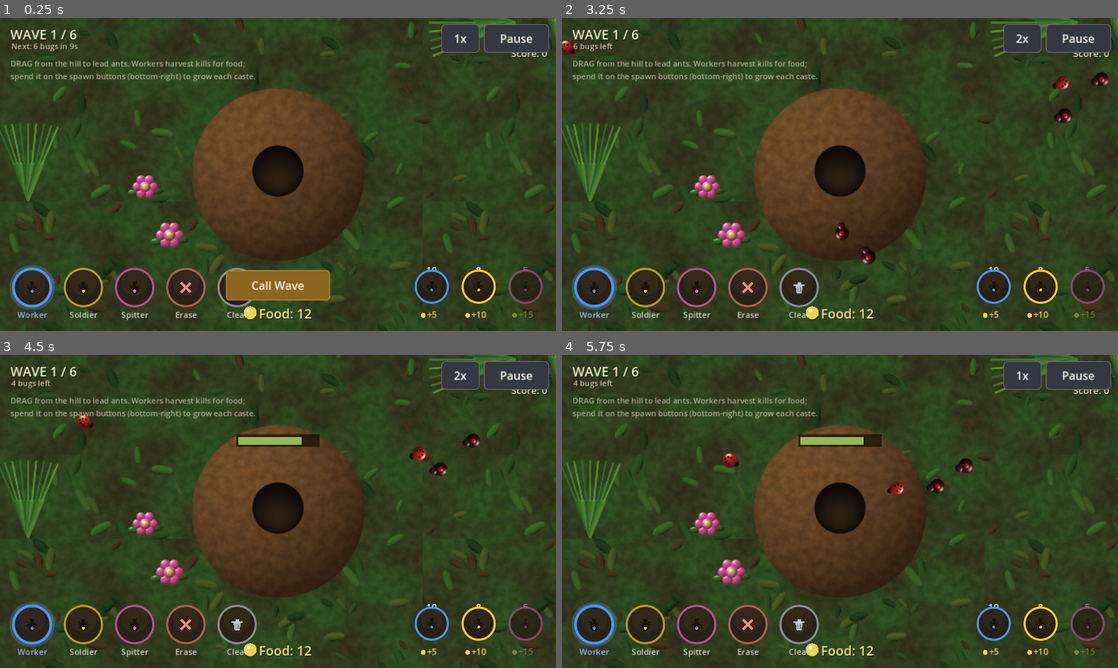
Above: before the commit, frames 1-4 (two rows, left to right).
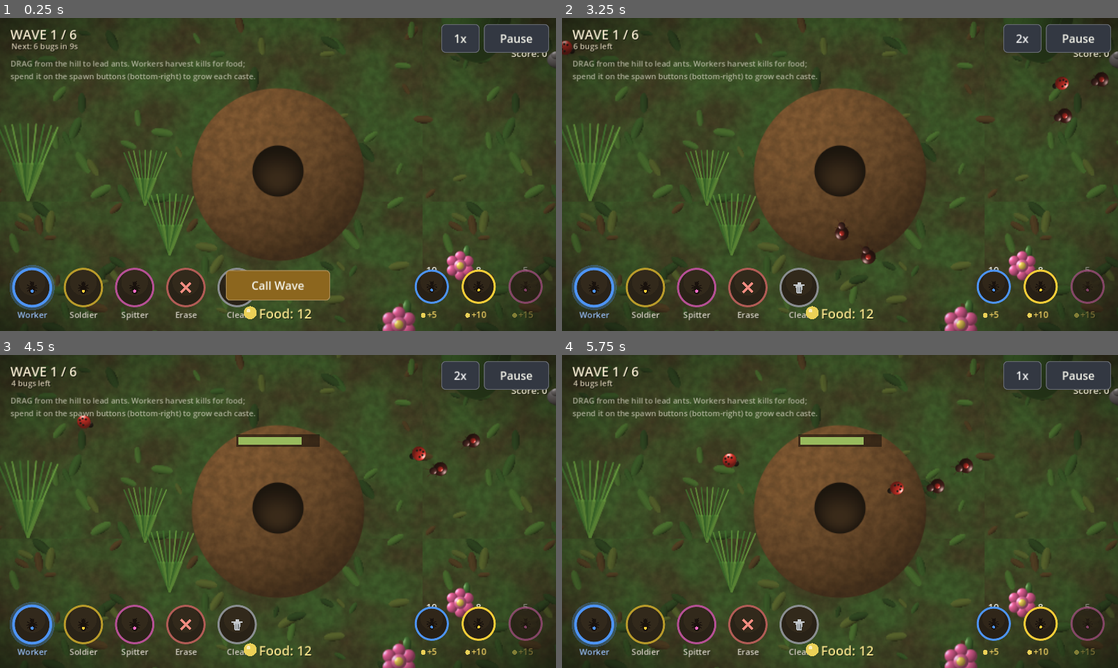
Above: after the commit, the same moments.

Repository: getarsenal/colony-commander
Game: Godot game, scene res://scenes/Main.tscn
Two runs of this game, one before a commit and one after it. Both use one fixed random seed, a clock stepped at 60 frames per second and the inputs below.
Inputs:
- Up to frame 1 (0.25 s): no input
- Up to frame 2 (3.25 s): click "Call Wave" at 0.5 s; click "1x" at 1.25 s; click "2x" at 2 s; click "1x" at 2.75 s
- Up to frame 3 (4.5 s): click "2x" at 3.5 s; click "1x" at 4.25 s
- Up to frame 4 (5.75 s): click "2x" at 5 s

The runs differ from the first frame. In frame 1, 2.4% of the frame differs, in the area x 0-100%, y 0-100%; in frame 2, 2.5%; in frame 3, 2.4%; in frame 4, 2.4%.

Commit message:
Fidelity pass: color grade, hero props, readable ants
- Color grade: a full-screen warm wash + soft vignette (ui/grade.gd, baked
  vignette sprite) above the world and below the UI, adding depth and unifying
  the warm jungle look.
- Terrain variety: bake + scatter hero props — mushrooms, rocks, and big leaves
  — alongside the ferns and flowers, back-to-front sorted, with correct ground
  anchoring (rocks centred, plants rooted).
- Readable ants: re-baked warm reddish-brown (was near-black) with stronger
  highlights so they pop against the dotted trails, and bumped their draw size.

All assets are original procedural art from the baker. Parses clean; headless
smoke clean; verified via xvfb renders; web build exported.

https://claude.ai/code/session_011hkUGhTeefueTvzyEjhAPX

Diff:
--- a/scenes/main.gd
+++ b/scenes/main.gd
@@ -87,6 +87,9 @@
 	terrain.hill_pos = hill_pos
 	add_child(terrain)
 
+	# full-screen warm grade + vignette (above world, below UI)
+	add_child(Grade.new())
+
 	# --- input / drawing ---
 	trail_drawer = TrailDrawer.new()
 	trail_drawer.name = "TrailDrawer"
--- a/scenes/terrain.gd
+++ b/scenes/terrain.gd
@@ -7,13 +7,16 @@
 const HILL := preload("res://assets/sprites/hill.png")
 const FERN := preload("res://assets/sprites/fern.png")
 const FLOWER := preload("res://assets/sprites/flower.png")
+const MUSHROOM := preload("res://assets/sprites/mushroom.png")
+const ROCK := preload("res://assets/sprites/rock.png")
+const BIGLEAF := preload("res://assets/sprites/bigleaf.png")
 
 const HILL_SIZE := 184.0
 
 var hill_pos := Vector2.ZERO
 var area := Vector2(900, 580)   # half-extent of decor around the hill
 
-var _plants: Array = []   # {tex, pos, scale, flip}
+var _plants: Array = []   # {tex, pos, scale, flip, anchor}
 
 func _ready() -> void:
 	z_index = -20
@@ -23,18 +26,21 @@
 func _build() -> void:
 	var rng := RandomNumberGenerator.new()
 	rng.seed = 70413
-	# ferns
-	for i in 34:
-		var p := hill_pos + Vector2(rng.randf_range(-area.x, area.x), rng.randf_range(-area.y, area.y))
-		if p.distance_to(hill_pos) < 105.0:
-			continue
-		_plants.append({"tex": FERN, "pos": p, "scale": rng.randf_range(0.55, 1.05), "flip": rng.randf() < 0.5})
-	# flowers
-	for i in 12:
-		var p := hill_pos + Vector2(rng.randf_range(-area.x, area.x), rng.randf_range(-area.y, area.y))
-		if p.distance_to(hill_pos) < 120.0:
-			continue
-		_plants.append({"tex": FLOWER, "pos": p, "scale": rng.randf_range(0.6, 1.0), "flip": rng.randf() < 0.5})
+	# (texture, count, min_scale, max_scale, clearance, anchor)
+	var specs := [
+		[ROCK, 12, 0.5, 1.0, 95.0, "center"],
+		[BIGLEAF, 11, 0.55, 1.05, 120.0, "bottom"],
+		[FERN, 30, 0.55, 1.05, 110.0, "bottom"],
+		[MUSHROOM, 12, 0.5, 0.95, 110.0, "bottom"],
+		[FLOWER, 12, 0.6, 1.0, 120.0, "bottom"],
+	]
+	for spec in specs:
+		for i in int(spec[1]):
+			var p := hill_pos + Vector2(rng.randf_range(-area.x, area.x), rng.randf_range(-area.y, area.y))
+			if p.distance_to(hill_pos) < float(spec[4]):
+				continue
+			_plants.append({"tex": spec[0], "pos": p, "scale": rng.randf_range(spec[2], spec[3]),
+				"flip": rng.randf() < 0.5, "anchor": spec[5]})
 	# paint back-to-front so nearer plants overlap farther ones
 	_plants.sort_custom(func(a, b): return a["pos"].y < b["pos"].y)
 
@@ -51,14 +57,15 @@
 		for gx in range(sx, ex):
 			draw_texture(GROUND, Vector2(gx * tw, gy * th))
 
-	# plants (ferns/flowers), bottom-anchored so they look rooted
+	# props/plants — bottom-anchored ones look rooted; rocks sit centred
 	for pl in _plants:
 		var t: Texture2D = pl["tex"]
 		var s: float = pl["scale"]
 		var w := t.get_width() * s
 		var h := t.get_height() * s
 		var pos: Vector2 = pl["pos"]
-		var r := Rect2(pos.x - w * 0.5, pos.y - h, w, h)
+		var oy := h * 0.5 if pl["anchor"] == "center" else h
+		var r := Rect2(pos.x - w * 0.5, pos.y - oy, w, h)
 		draw_texture_rect(t, r, false, Color.WHITE, pl["flip"])
 
 	# anthill mound
--- a/sim/ant.gd
+++ b/sim/ant.gd
@@ -286,7 +286,7 @@
 	visible = false
 
 const ANT_TEX := preload("res://assets/sprites/ant.png")
-const ANT_W := 13.0
+const ANT_W := 15.0
 
 func _draw() -> void:
 	var h := ANT_W * ANT_TEX.get_height() / ANT_TEX.get_width()
--- a/tools/bake_sprites.gd
+++ b/tools/bake_sprites.gd
@@ -18,6 +18,10 @@
 	_bake_carcass()
 	_bake_fern()
 	_bake_flower()
+	_bake_mushroom()
+	_bake_rock()
+	_bake_bigleaf()
+	_bake_vignette()
 	_bake_beetle()
 	_bake_ladybug()
 	_bake_pillbug()
@@ -100,17 +104,18 @@
 	# points +X (head to the right) to match in-game rotation
 	var img := _img(44, 36)
 	var cx := 22.0; var cy := 18.0
-	var dark := Color(0.26, 0.16, 0.10)
-	_shadow(img, cx - 1, cy + 4, 14, 7, 0.28)
-	for s in [-1.0, 1.0]:
-		_line(img, Vector2(cx, cy), Vector2(cx - 10, cy + s * 9), dark.darkened(0.2), 1.8)
-		_line(img, Vector2(cx, cy), Vector2(cx - 1, cy + s * 11), dark.darkened(0.2), 1.8)
-		_line(img, Vector2(cx, cy), Vector2(cx + 7, cy + s * 9), dark.darkened(0.2), 1.8)
-	_ball(img, cx - 9, cy, 8.0, dark)            # abdomen
-	_ball(img, cx, cy, 5.5, dark.lightened(0.05))# thorax
-	_ball(img, cx + 8, cy, 5.0, dark.lightened(0.08))  # head
-	_line(img, Vector2(cx + 11, cy - 2), Vector2(cx + 17, cy - 6), dark, 1.4)
-	_line(img, Vector2(cx + 11, cy + 2), Vector2(cx + 17, cy + 6), dark, 1.4)
+	# warm reddish-brown so ants pop against dark dotted trails
+	var dark := Color(0.46, 0.27, 0.13)
+	_shadow(img, cx - 1, cy + 4, 14, 7, 0.30)
+	for s in [-1.0, 1.0]:
+		_line(img, Vector2(cx, cy), Vector2(cx - 10, cy + s * 9), Color(0.16, 0.10, 0.06), 1.8)
+		_line(img, Vector2(cx, cy), Vector2(cx - 1, cy + s * 11), Color(0.16, 0.10, 0.06), 1.8)
+		_line(img, Vector2(cx, cy), Vector2(cx + 7, cy + s * 9), Color(0.16, 0.10, 0.06), 1.8)
+	_ball(img, cx - 9, cy, 8.0, dark, 0.5, 0.8)            # abdomen
+	_ball(img, cx, cy, 5.5, dark.lightened(0.08), 0.5, 0.8)# thorax
+	_ball(img, cx + 8, cy, 5.0, dark.lightened(0.12), 0.5, 0.8)  # head
+	_line(img, Vector2(cx + 11, cy - 2), Vector2(cx + 17, cy - 6), Color(0.16, 0.10, 0.06), 1.4)
+	_line(img, Vector2(cx + 11, cy + 2), Vector2(cx + 17, cy + 6), Color(0.16, 0.10, 0.06), 1.4)
 	_save(img, "ant.png")
 
 func _bake_carcass() -> void:
@@ -228,6 +233,52 @@
 	_ball(img, cx, cy, 8, petal.lightened(0.1), 0.5, 0.5)
 	_ball(img, cx, cy, 5, Color(0.97, 0.84, 0.34), 0.55, 0.6)
 	_save(img, "flower.png")
+
+func _bake_mushroom() -> void:
+	var img := _img(48, 58)
+	var cx := 24.0
+	_shadow(img, cx, 52, 15, 6, 0.28)
+	# stem
+	_ball(img, cx, 42, 7, Color(0.86, 0.82, 0.70), 0.5, 0.3, 1.5)
+	# cap
+	_ball(img, cx, 24, 18, Color(0.82, 0.22, 0.18), 0.45, 0.6, 0.62)
+	for sp in [Vector2(-9, -2), Vector2(7, -3), Vector2(0, 4), Vector2(-3, -8), Vector2(11, 4)]:
+		_ball(img, cx + sp.x, 24 + sp.y, 2.6, Color(0.96, 0.93, 0.86), 0.7, 0.2)
+	_save(img, "mushroom.png")
+
+func _bake_rock() -> void:
+	var img := _img(54, 40)
+	_shadow(img, 27, 28, 22, 9, 0.32)
+	_ball(img, 27, 22, 20, Color(0.46, 0.45, 0.47), 0.4, 0.35, 0.62)
+	_ball(img, 20, 16, 8, Color(0.54, 0.53, 0.55), 0.45, 0.4, 0.7)  # facet
+	_save(img, "rock.png")
+
+func _bake_bigleaf() -> void:
+	var img := _img(132, 132)
+	var cx := 66.0; var cy := 70.0
+	_shadow(img, cx, cy + 8, 52, 26, 0.24)
+	# big rounded leaf body (squashed lit ball), green
+	_ball(img, cx, cy, 56, Color(0.21, 0.40, 0.16), 0.45, 0.35, 0.62)
+	_ball(img, cx - 14, cy - 12, 26, Color(0.27, 0.47, 0.20), 0.5, 0.4, 0.62)  # sheen
+	# midrib + side veins
+	_line(img, Vector2(cx, cy + 34), Vector2(cx, cy - 34), Color(0.14, 0.28, 0.11), 2.4)
+	for i in range(-3, 4):
+		var y: float = cy + i * 9.0
+		_line(img, Vector2(cx, y), Vector2(cx - 36, y - 12), Color(0.15, 0.30, 0.12), 1.4)
+		_line(img, Vector2(cx, y), Vector2(cx + 36, y - 12), Color(0.15, 0.30, 0.12), 1.4)
+	_save(img, "bigleaf.png")
+
+func _bake_vignette() -> void:
+	var sz := 256
+	var img := _img(sz, sz)
+	var c := sz * 0.5
+	for y in range(sz):
+		for x in range(sz):
+			var d := Vector2(x + 0.5 - c, y + 0.5 - c).length() / (c * 1.414)
+			var a := clampf((d - 0.52) / 0.48, 0.0, 1.0)
+			a = a * a * 0.55
+			img.set_pixel(x, y, Color(0.04, 0.03, 0.02, a))
+	_save(img, "vignette.png")
 
 func _bake_hill() -> void:
 	var sz := 240
--- /dev/null
+++ b/ui/grade.gd
@@ -0,0 +1,24 @@
+## A full-screen colour grade: a subtle warm wash plus a soft vignette, sitting
+## above the world but below the UI. Unifies the scene and adds depth, like the
+## warm, slightly-darkened-edges look of the source's jungle stages.
+class_name Grade
+extends CanvasLayer
+
+const VIGNETTE := preload("res://assets/sprites/vignette.png")
+
+func _ready() -> void:
+	layer = 2  # above the world (0), below the caste panel / HUD (5 / 6)
+
+	var warm := ColorRect.new()
+	warm.color = Color(1.0, 0.82, 0.52, 0.06)
+	warm.set_anchors_preset(Control.PRESET_FULL_RECT)
+	warm.mouse_filter = Control.MOUSE_FILTER_IGNORE
+	add_child(warm)
+
+	var vig := TextureRect.new()
+	vig.texture = VIGNETTE
+	vig.set_anchors_preset(Control.PRESET_FULL_RECT)
+	vig.expand_mode = TextureRect.EXPAND_IGNORE_SIZE
+	vig.stretch_mode = TextureRect.STRETCH_SCALE
+	vig.mouse_filter = Control.MOUSE_FILTER_IGNORE
+	add_child(vig)
Binary file changed: assets/sprites/ant.png
Binary file added: assets/sprites/bigleaf.png
Not shown, added: assets/sprites/bigleaf.png.import
Binary file added: assets/sprites/mushroom.png
Not shown, added: assets/sprites/mushroom.png.import
Binary file added: assets/sprites/rock.png
Not shown, added: assets/sprites/rock.png.import
Binary file added: assets/sprites/vignette.png
Not shown, added: assets/sprites/vignette.png.import
